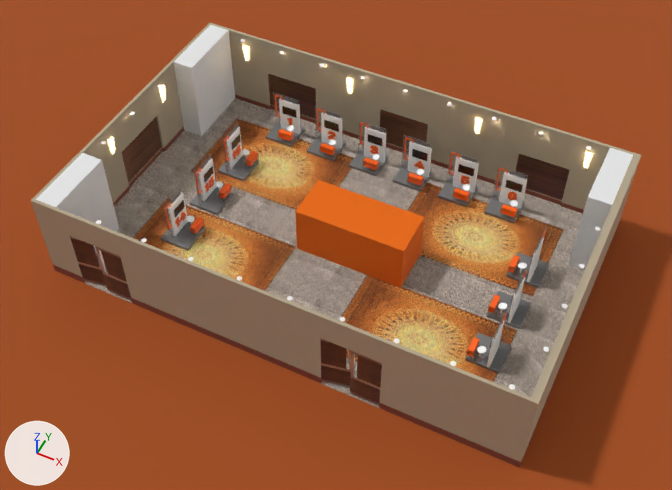
A saved change to the glTF model Stands/Stands.gltf.
The view is the same before and after, from a 50 mm lens placed at (16.98, -34.65, 43.11), pointed at (0.37, -1.43, 1.58). The lights are fixed; the arrows at lower left show +X, +Y and +Z. Where no turn or scale is listed for an object, it has been applied to the vertices. Vertices at the same position are counted once.

Script lines for the objects in view, before the commit:
```python
me_cube_007 = bpy.data.meshes.new('Cube.007')
me_cube_007.from_pydata(...)  # a box spanning x -0.7..0.7, y -2.45..2.15, z 0.0..5.85
me_cube_009 = bpy.data.meshes.new('Cube.009')
me_cube_009.from_pydata(...)  # a box spanning x -3.5..3.5, y -1.5..1.5, z 0.0..3.31
me_cube_009.materials.append(mat_stand_dropi)  # orange #e76700
me_plane_008 = bpy.data.meshes.new('Plane.008')
me_plane_008.from_pydata(...)  # 4 vertices, 2 faces; spans x -4.74..4.74, y -3.03..3.03, z 0.0
me_plane_008.materials.append(mat_carpet)  # picture img_tapete
ob_cube_004 = bpy.data.objects.new('Cube.004', me_cube_007)
ob_cube_004.location = (13.8, 7.15, 0.0)
ob_cube_005 = bpy.data.objects.new('Cube.005', me_cube_009)
ob_cube_005.location = (1.22, 0.0, 0.0)
ob_plane_008 = bpy.data.objects.new('Plane.008', me_plane_008)
ob_plane_008.location = (-7.13, -4.42, 0.01)
# also in view: 'Plane.012' at (14.81, 0.0, 2.83); 'Cube.002' at (-13.8, -7.15, 2.93); 'Plane.007' at (7.23, 4.42, 0.01); 'Plane.002' at (6.15, -9.43, 2.01); 'Cube.031' at (11.04, -0.27, 1.56)
```
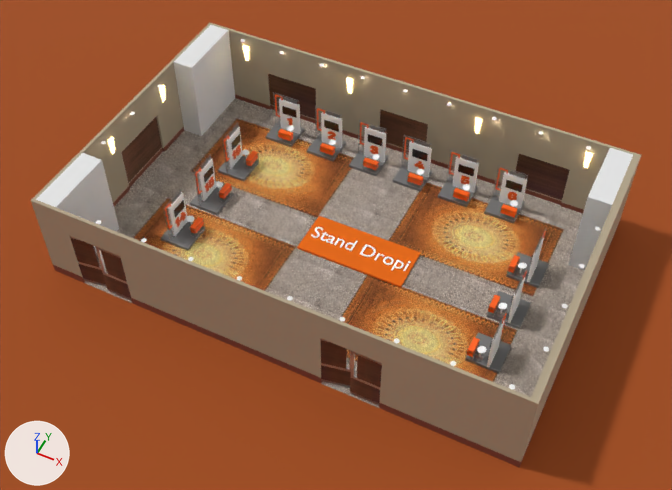
Pixel boxes [x1, y1, x2, y2] of what changed, in the pictures (672 x 490 px):
'Cube.005', mesh rescaled (33% shorter)
    before: [295, 180, 424, 288]
    after: [297, 216, 421, 288]
'Text', added
    after: [311, 227, 410, 271]

The change in detail:
me_cube_009 has 8 vertices, 12 faces and spans x -3.5..3.5, y -1.5..1.5, z 0.0..3.31.
me_cube_009 is used by ob_cube_005; location (1.22, 0.0, 0.0).
me_cube_009 part 1: the whole mesh is scaled about the mesh origin by (1, 1, 0.042).
Mesh me_text is new.
It has 1648 vertices, 3272 faces and spans x 0.05..6.51, y -0.31..0.92, z -0.03..0.03.
It uses material mat_wall_stand (white #ffffff).
Object 'Text' (ob_text) is new; it shows me_text.
Its location is (-2.03, -0.33, 0.17).
